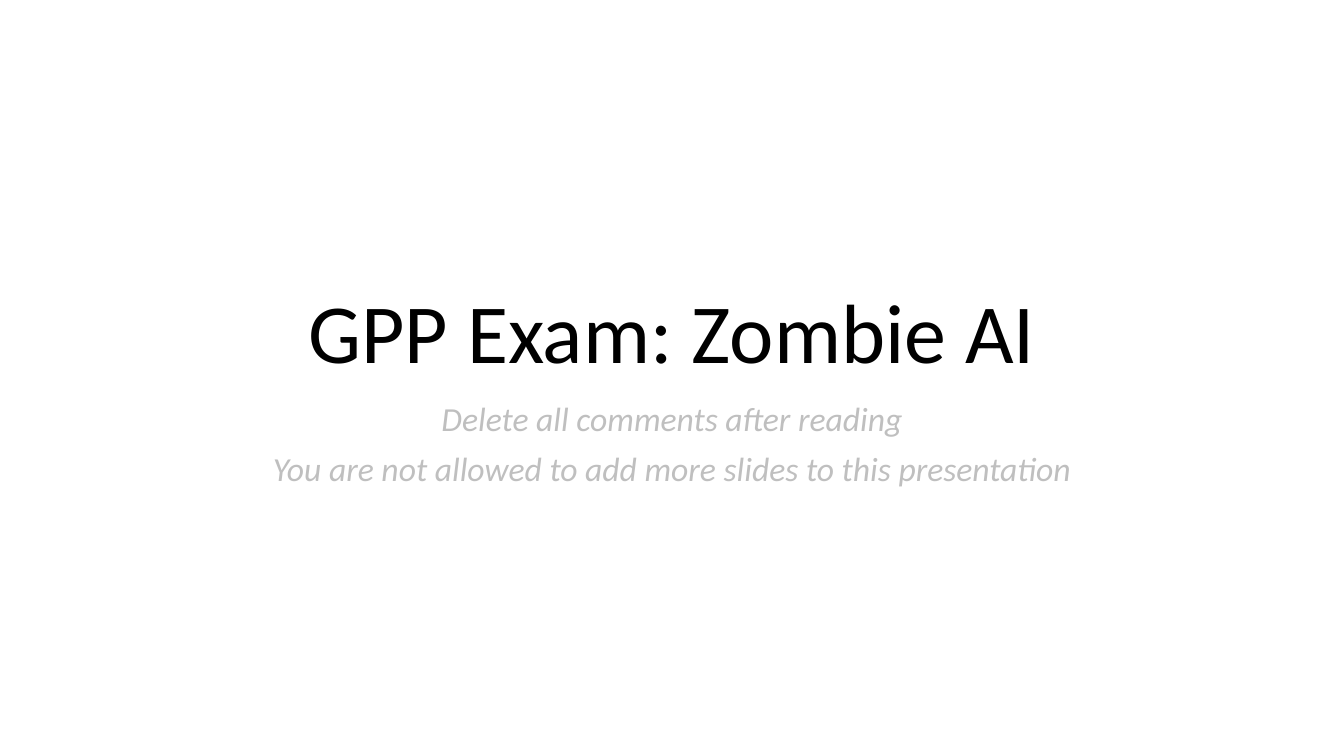
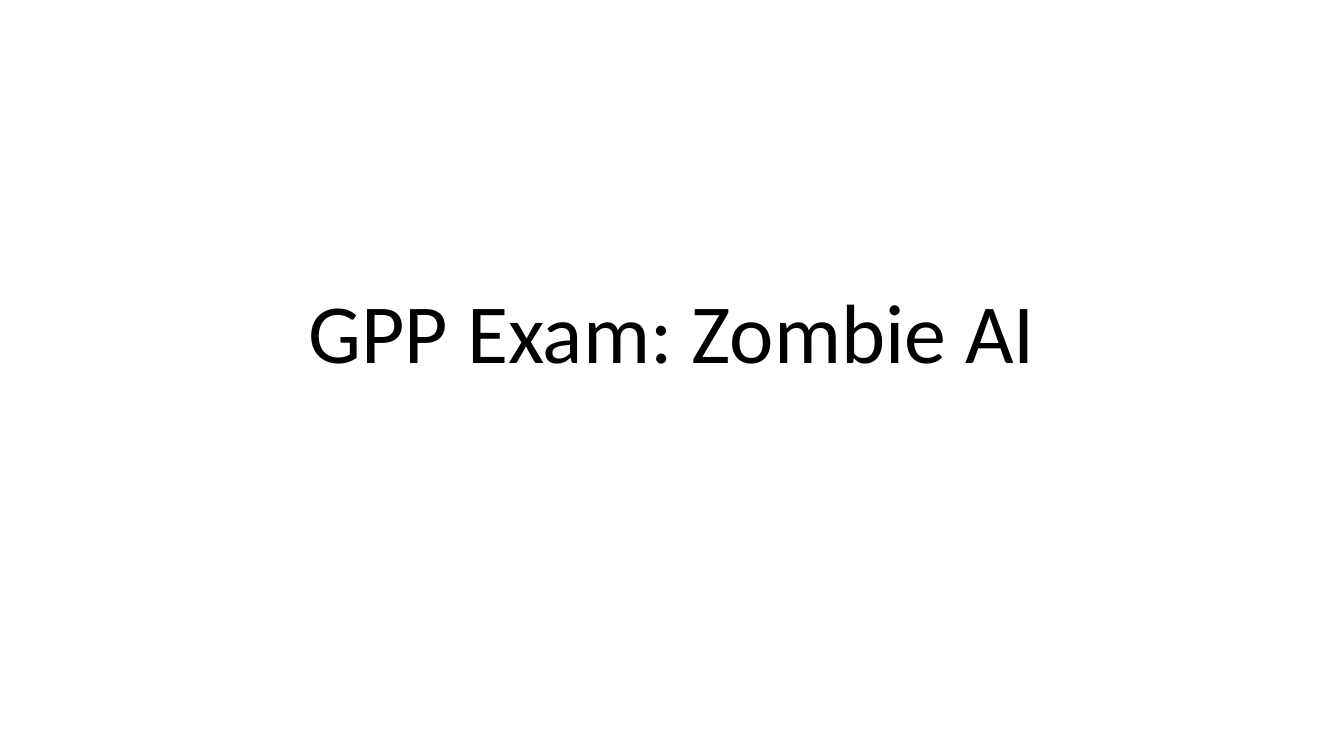
Before and after one commit to DAE-GD-2025-2026/gameai-zombie-Thymme-Mouchrique, a slide deck: slide 1 of GPP_ZombieAI_MouchriqueThymme_2DAE19.pptx. Drawn at 1344x756 pixels with LibreOffice and Linux fonts; fonts in the diff are those of the drawing. Boxes give left, top, right and bottom in pixels: in the first picture for what was removed or moved away, otherwise in the second. Text is boxed around its words. In the diff, an @@ line names an element or a change of style, - is before the commit and + after.

```diff
--- a/GPP_ZombieAI_MouchriqueThymme_2DAE19.pptx
+++ b/GPP_ZombieAI_MouchriqueThymme_2DAE19.pptx
@@ subtitle removed at [273,408,1071,486] @@
-Delete all comments after reading
-You are not allowed to add more slides to this presentation
```
Also in this commit, not shown: 1 slide removed, 1 other file.
